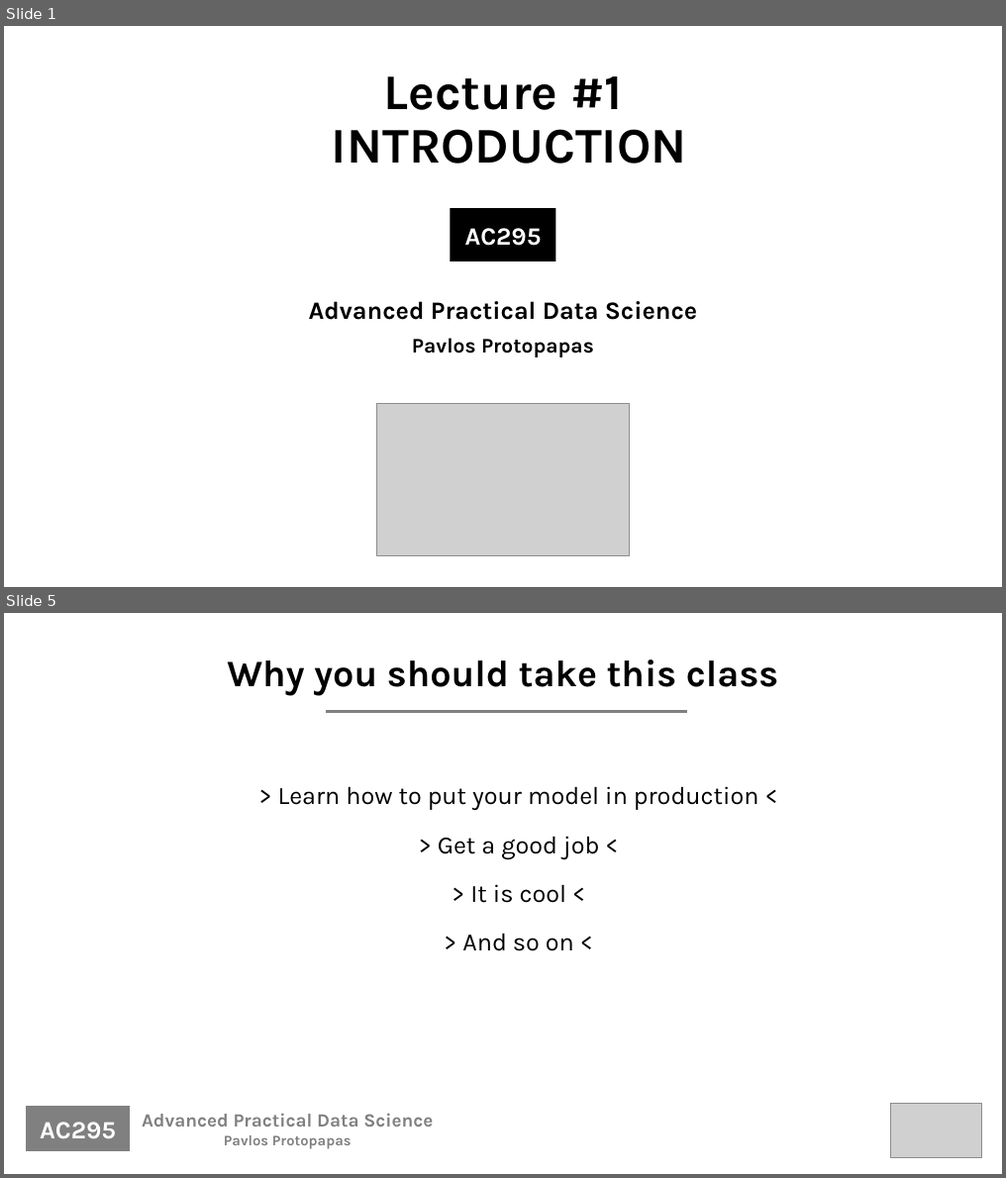
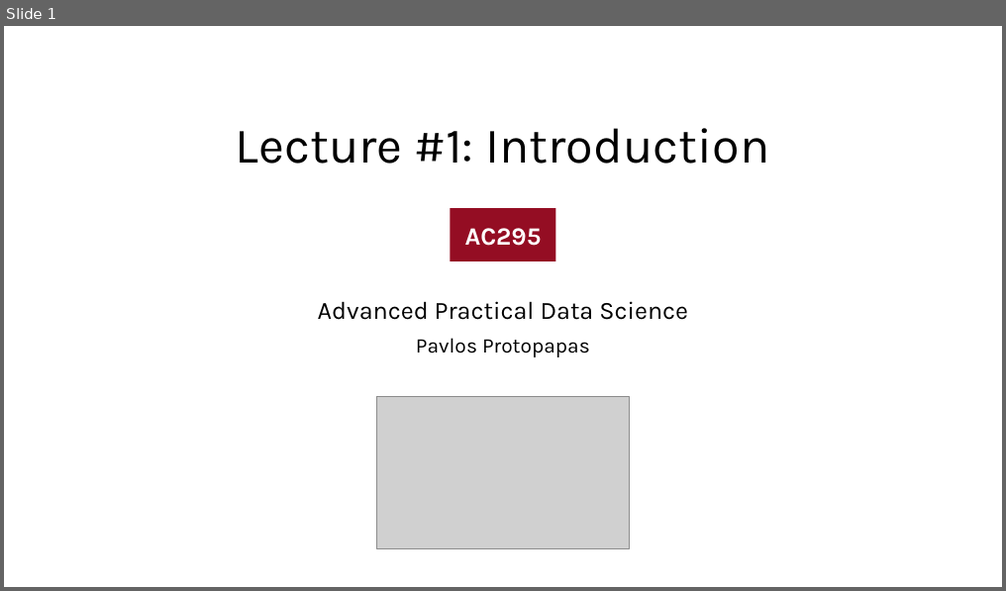
Before and after one commit to Harvard-IACS/2020-AC295, a slide deck: content/lectures/lecture1/presentation/lecture1_draft.pptx. Shown one above the other, each under a label of ours: slides 1 and 5 before the commit, slide 1 after it; the slides between them are not shown. The pictures are 1006x1178 and 1006x591 pixels, drawn with LibreOffice and Linux fonts; fonts in the diff are those of the drawing; grey boxes stand for pictures. Boxes give left, top, right and bottom in pixels: in the first picture for what was removed or moved away, otherwise in the second. Text is boxed around its words. In the diff, an @@ line names an element or a change of style, - is before the commit and + after.

```diff
--- a/content/lectures/lecture1/presentation/lecture1_draft.pptx
+++ b/content/lectures/lecture1/presentation/lecture1_draft.pptx
@@ slide 5 removed at bbox=[4, 613, 1002, 1174], background #FFFFFF @@
@@ title removed at bbox=[227, 660, 778, 696] @@
-Why you should take this class
@@ line removed from (326, 711) to (687, 711) @@
@@ text removed at bbox=[278, 786, 759, 952] @@
-> Learn how to put your model in production <
-> Get a good job <
-> It is cool <
-> And so on <
@@ rectangle removed at bbox=[25, 1105, 132, 1154] @@
@@ text removed at bbox=[142, 1113, 433, 1150] @@
-Advanced Practical Data Science
-Pavlos Protopapas
@@ picture removed at bbox=[891, 1103, 982, 1158] @@
@@ text removed at bbox=[40, 1122, 116, 1139] @@
-AC295
@@ slide 1 changed as well @@
@@ title at bbox=[236, 128, 769, 164]: text changed; bold off @@
-Lecture #1
-INTRODUCTION
+Lecture #1: Introduction
@@ rectangle at bbox=[450, 209, 556, 262]: fill #000000 to #940D23 @@
@@ subtitle at bbox=[318, 301, 688, 358]: bold off in "Advanced Practical Data Science", "Pavlos Protopapas" @@
@@ picture: place and size @@
-picture at bbox=[377, 404, 629, 556]
+picture at bbox=[377, 397, 629, 550]
```
Also in this commit, not shown: 2 other slides changed, 9 slides added, 2 other slides removed, 2 other files.
